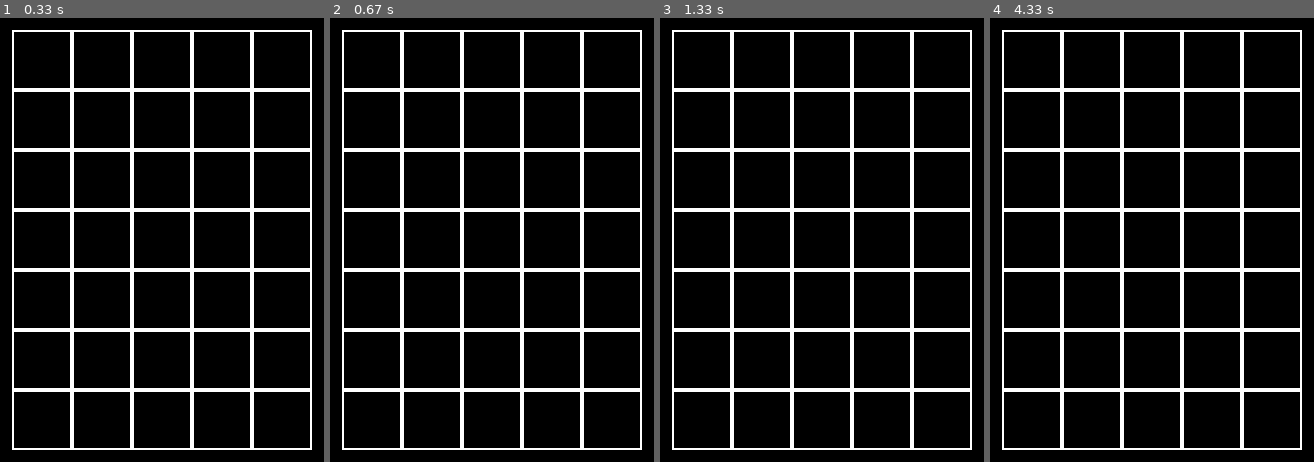
Above: before the commit, frames 1-4 (left to right).
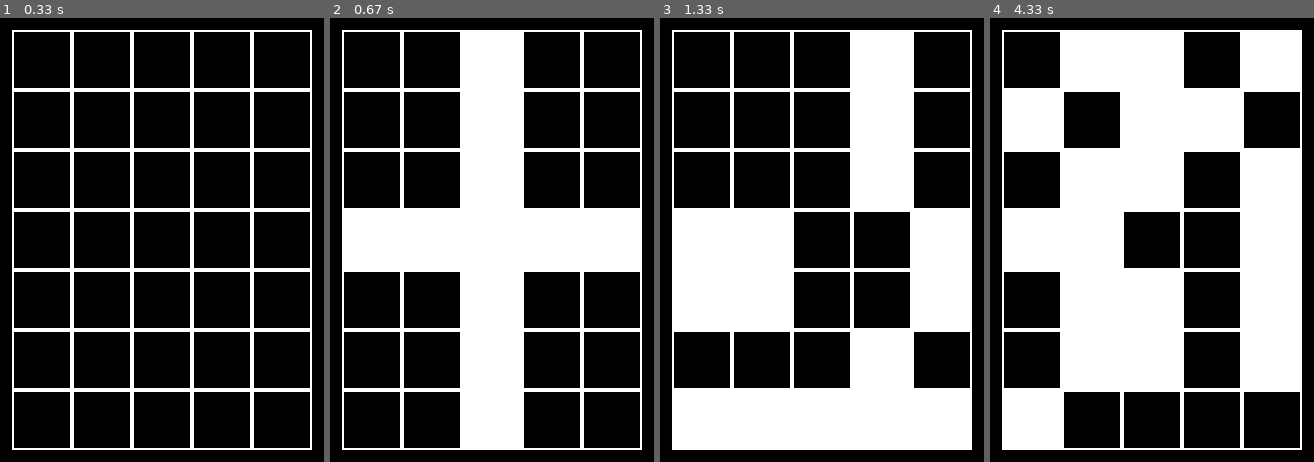
Above: after the commit, the same moments.

Repository: zinovieva-polina/yandex-liceum-irk_2020-2022
Game: pygame game, started from Demyan_Bubnov/board.py
The game is run twice, just before and just after one commit, with the same random seed, the same clock (stepped at 60 frames per second) and the same inputs.
Inputs (mouse positions are in pixels of both pictures, inside the frame that each line leads up to):
- Up to frame 1 (0.33 s): no input
- Up to frame 2 (0.67 s): click (492, 240) at 0.38 s
- Up to frame 3 (1.33 s): click (860, 417) at 0.72 s; click (802, 288) at 1.05 s
- Up to frame 4 (4.33 s): click (1171, 115) at 1.38 s; click (1190, 253) at 1.72 s; click (1152, 240) at 2.55 s; click (1268, 244) at 2.88 s; click (1077, 231) at 3.22 s; click (1129, 306) at 4.05 s

Frame 1 is identical in both runs. In frame 2, 24% of the frame differs, in the area x 4-96%, y 3-97%; in frame 3, 33%; in frame 4, 41%.

Commit message:
дополнил доску до 3 задачи

Diff:
--- a/Demyan_Bubnov/ans3.py
+++ b/Demyan_Bubnov/board.py
@@ -24,6 +24,7 @@
                 x_left = self.left + x * self.cell_size
                 y_top = self.top + y * self.cell_size
                 pygame.draw.rect(screen, w, (x_left, y_top, self.cell_size, self.cell_size), 1)
+                pygame.draw.rect(screen, color[self.board[y][x]], (x_left + 1, y_top + 1, self.cell_size - 2, self.cell_size - 2))
 
     def get_cell(self, mouse_pos):
         x, y = mouse_pos
@@ -35,11 +36,17 @@
             return cell_x, cell_y
 
     def on_click(self, cell):
-        print(cell)
+        x, y = cell
+        for xx in range(len(self.board[y])):
+            if xx != x:
+                self.board[y][xx] = (self.board[y][xx] + 1) % len(color)
+        for yy in range(len(self.board)):
+            self.board[yy][x] = (self.board[yy][x] + 1) % len(color)
 
     def get_click(self, mouse_pos):
         cell = self.get_cell(mouse_pos)
-        self.on_click(cell)
+        if cell:
+            self.on_click(cell)
 
 
 if __name__ == '__main__':
@@ -49,6 +56,7 @@
     screen = pygame.display.set_mode((DW, DH))
     board = Board(5, 7)
     running = True
+    color = [pygame.Color("black"), pygame.Color("white")]
     while running:
         for event in pygame.event.get():
             if event.type == pygame.QUIT:
